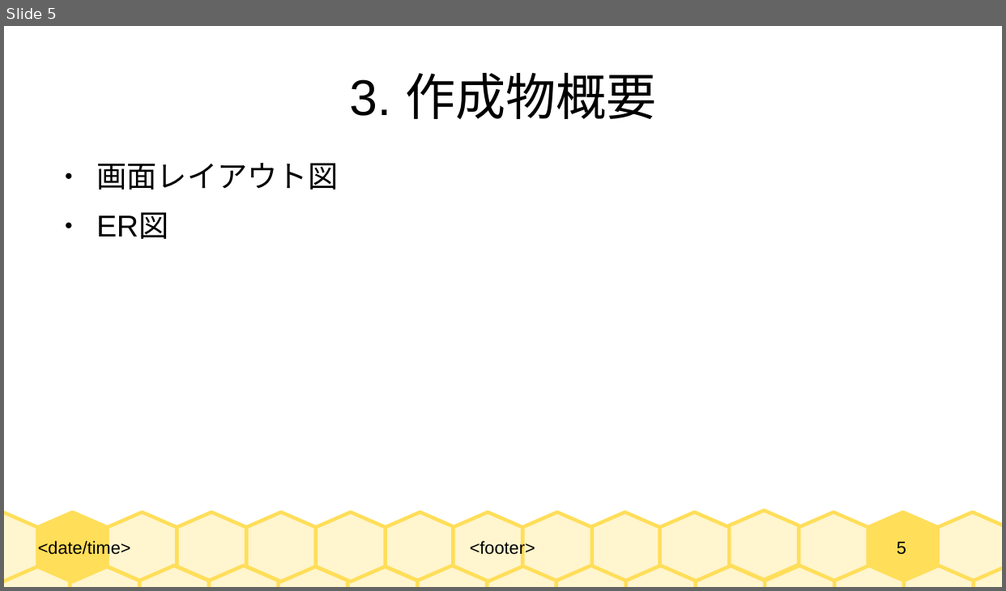
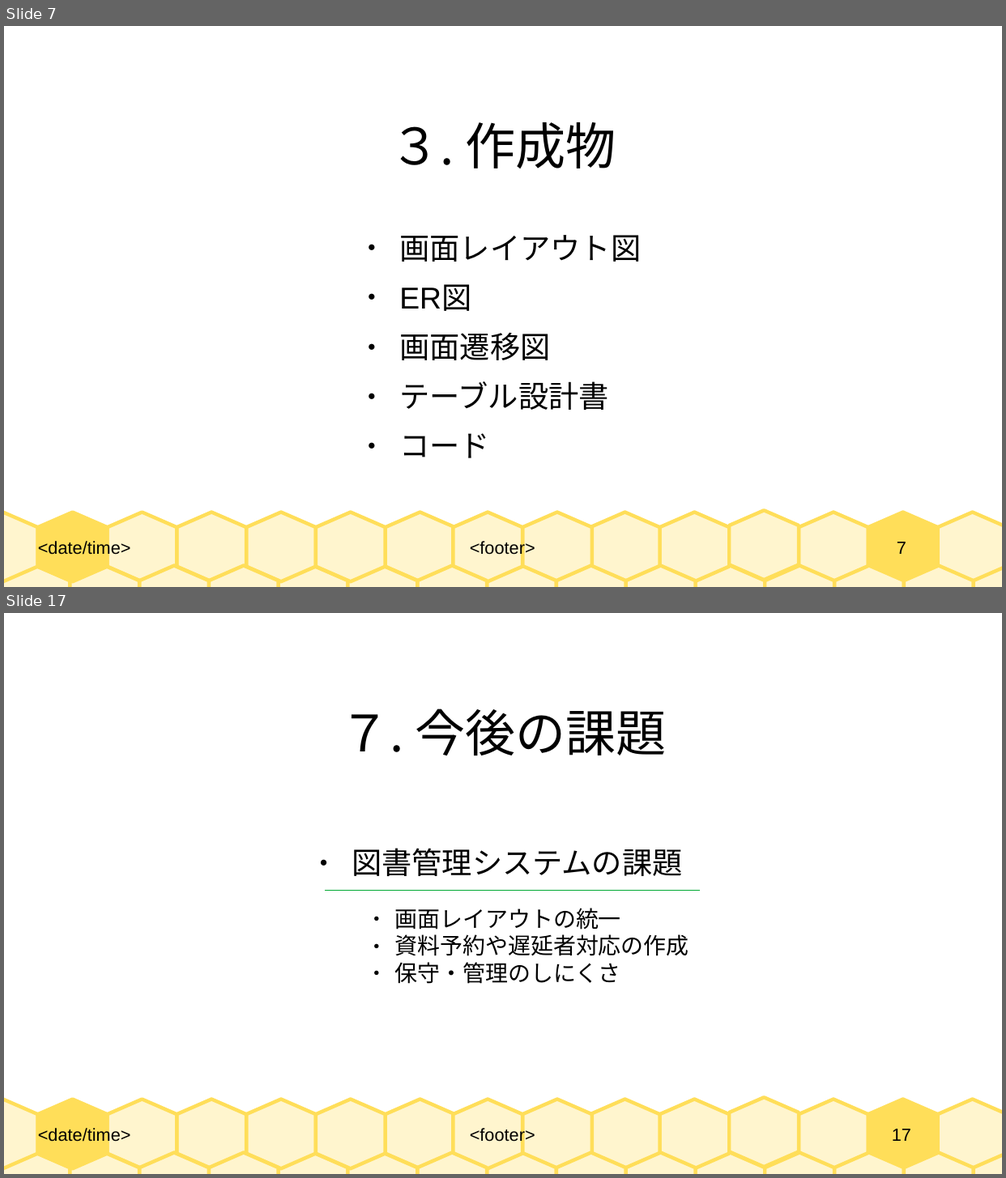
Before and after one commit to 2022java42-student008/LibraryProject, a slide deck: 図書管理システム - コピー.odp. Shown one above the other, each under a label of ours: slide 5 before the commit, slides 7 and 17 after it; the slides between them are not shown. The pictures are 1006x591 and 1006x1178 pixels, drawn with LibreOffice and Linux fonts; fonts in the diff are those of the drawing. Boxes give left, top, right and bottom in pixels: in the first picture for what was removed or moved away, otherwise in the second. Text is boxed around its words. In the diff, an @@ line names an element or a change of style, - is before the commit and + after.

```diff
--- a/図書管理システム - コピー.odp
+++ b/図書管理システム - コピー.odp
@@ slide 17 added at (4,613,1002,1174), background #FFFFFF; not listed: 33 template elements that a slide beside it also shows @@
@@ title added at (340,709,667,756), 40 pt, text #000000 @@
+７. 今後の課題
@@ text added at (351,848,683,876), 24 pt, text #000000 @@
+● 図書管理システムの課題
@@ line added from (325, 890) to (700, 890), #00A933 0 pt @@
@@ text added at (395,908,689,984), 18 pt, text #000000 @@
+● 画面レイアウトの統一
+● 資料予約や遅延者対応の作成
+● 保守・管理のしにくさ
@@ what was slide 5 is now slide 7 @@
@@ slide 7 changed as well @@
@@ title at (390,122,616,169): text changed; font Arial to Noto Sans CJK JP @@
-3. 作成物概要
+３. 作成物
@@ text "画面レイアウト図": place and size @@
-text "画面レイアウト図" at (96,163,338,239)
+text "画面レイアウト図" at (399,235,641,459)
@@ text at (399,332,609,459): paragraphs added @@
+● 画面遷移図
+● テーブル設計書
+● コード
@@ page number at (897,542,906,554): text changed @@
-5
+7
```
Also in this commit, not shown: 2 other slides changed, 15 other slides added, 1 slide removed.
